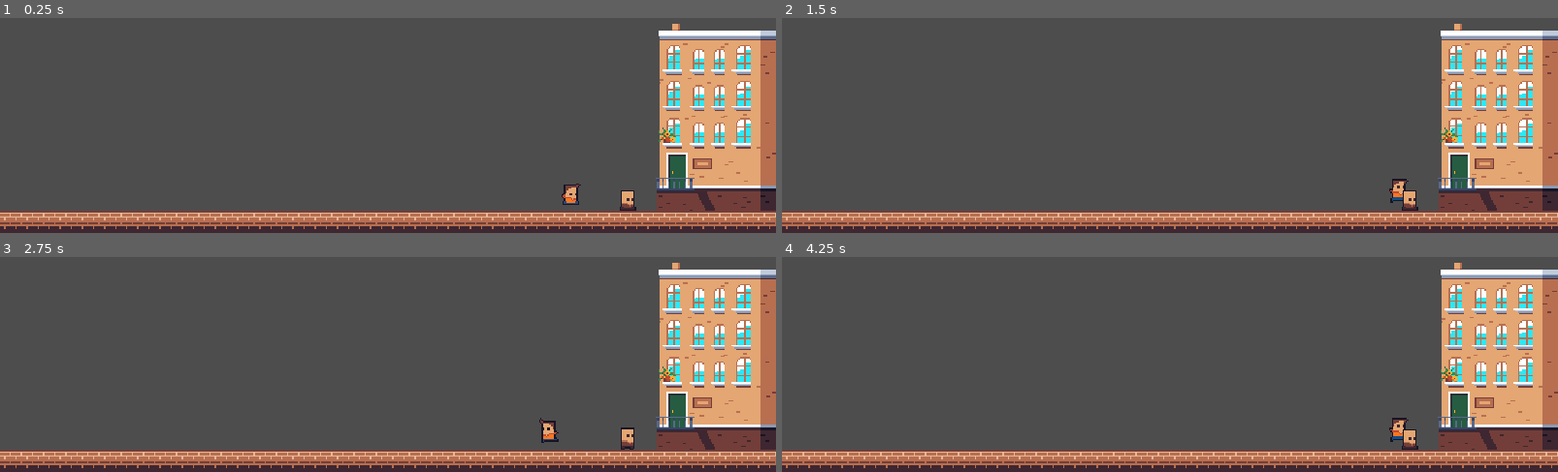
Above: before the commit, frames 1-4 (two rows, left to right).
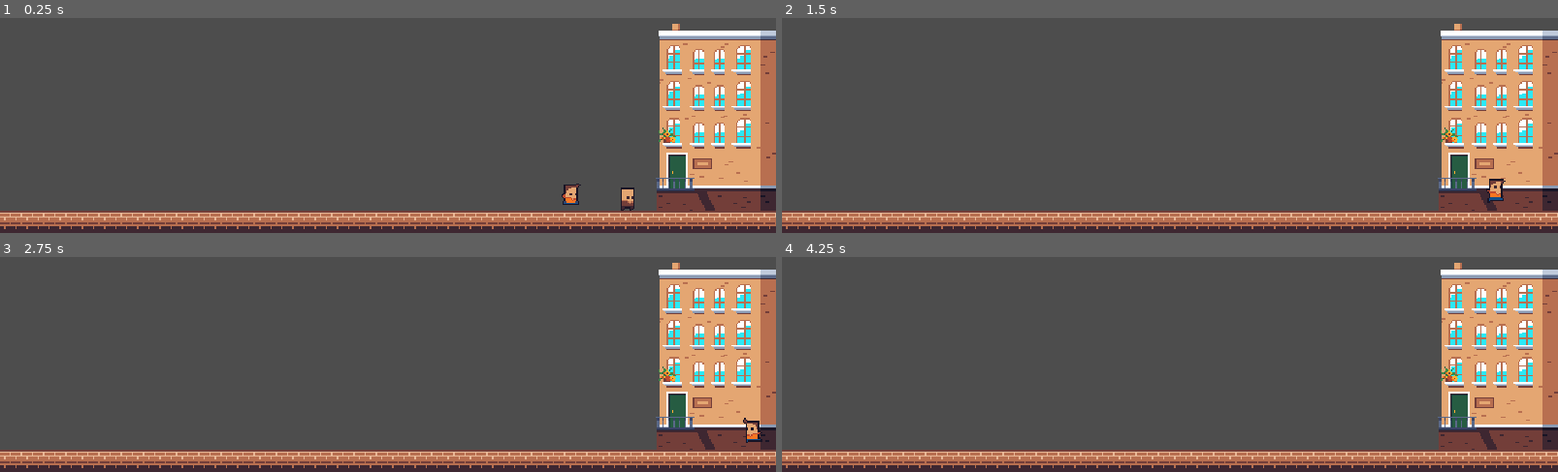
Above: after the commit, the same moments.

Repository: tiagobonetti/scaling-up
Game: Godot game, scene res://world.tscn
Two runs of this game, one before a commit and one after it. Both use one fixed random seed, a clock stepped at 60 frames per second and the inputs below.
Inputs:
- Up to frame 1 (0.25 s): no input
- Up to frame 2 (1.5 s): tap Enter (ui_accept) at 0.5, 0.6, 0.77, 1.07, 1.35 s; hold Right (ui_right) from 0.53 s (still down)
- Up to frame 3 (2.75 s): tap Enter (ui_accept) at 1.52, 1.82, 2.1 s; release Right (ui_right) at 2.03 s; hold Left (ui_left) from 2.03 s (still down)
- Up to frame 4 (4.25 s): release Left (ui_left) at 2.78 s; hold Right (ui_right) from 2.78 s (still down); tap Enter (ui_accept) at 2.85, 3.02, 3.32, 3.6, 3.77, 4.07 s

The runs differ from the first frame. In frame 1, 0.1% of the frame differs, in the area x 79-82%, y 78-90%; in frame 2, 0.5%; in frame 3, 0.6%, in the area x 69-99%, y 74-90%; in frame 4, 0.4%.

Commit message:
Update user sprite

Diff:
--- a/user.gd
+++ b/user.gd
@@ -1,10 +1,5 @@
 extends CharacterBody2D
 
-var animationPlayer = null
-
-func _ready():
-	animationPlayer = $AnimationPlayer
-	animationPlayer.play("Idle")
 
 const SPEED = 300.0
 const JUMP_VELOCITY = -400.0
@@ -13,24 +8,24 @@
 var gravity = ProjectSettings.get_setting("physics/2d/default_gravity")
 
 
-#func _physics_process(delta):
-#	# Add the gravity.
-#	if not is_on_floor():
-#		velocity.y += gravity * delta
-#
-#	# Handle Jump.
-#	if Input.is_action_just_pressed("ui_accept") and is_on_floor():
-#		velocity.y = JUMP_VELOCITY
-#
-#	# Get the input direction and handle the movement/deceleration.
-#	# As good practice, you should replace UI actions with custom gameplay actions.
-#	var direction = Input.get_axis("ui_left", "ui_right")
-#	if direction:
-#		velocity.x = direction * SPEED
-#	else:
-#		velocity.x = move_toward(velocity.x, 0, SPEED)
-#
-#	move_and_slide()
+func _physics_process(delta):
+	# Add the gravity.
+	if not is_on_floor():
+		velocity.y += gravity * delta
+
+	# Handle Jump.
+	if Input.is_action_just_pressed("ui_accept") and is_on_floor():
+		velocity.y = JUMP_VELOCITY
+
+	# Get the input direction and handle the movement/deceleration.
+	# As good practice, you should replace UI actions with custom gameplay actions.
+	var direction = Input.get_axis("ui_left", "ui_right")
+	if direction:
+		velocity.x = direction * SPEED
+	else:
+		velocity.x = move_toward(velocity.x, 0, SPEED)
+
+	move_and_slide()
 
 
 ##@onready var state_list = IDLE, WANDER
Not shown: 2 places in user.tscn that only renumber resources
